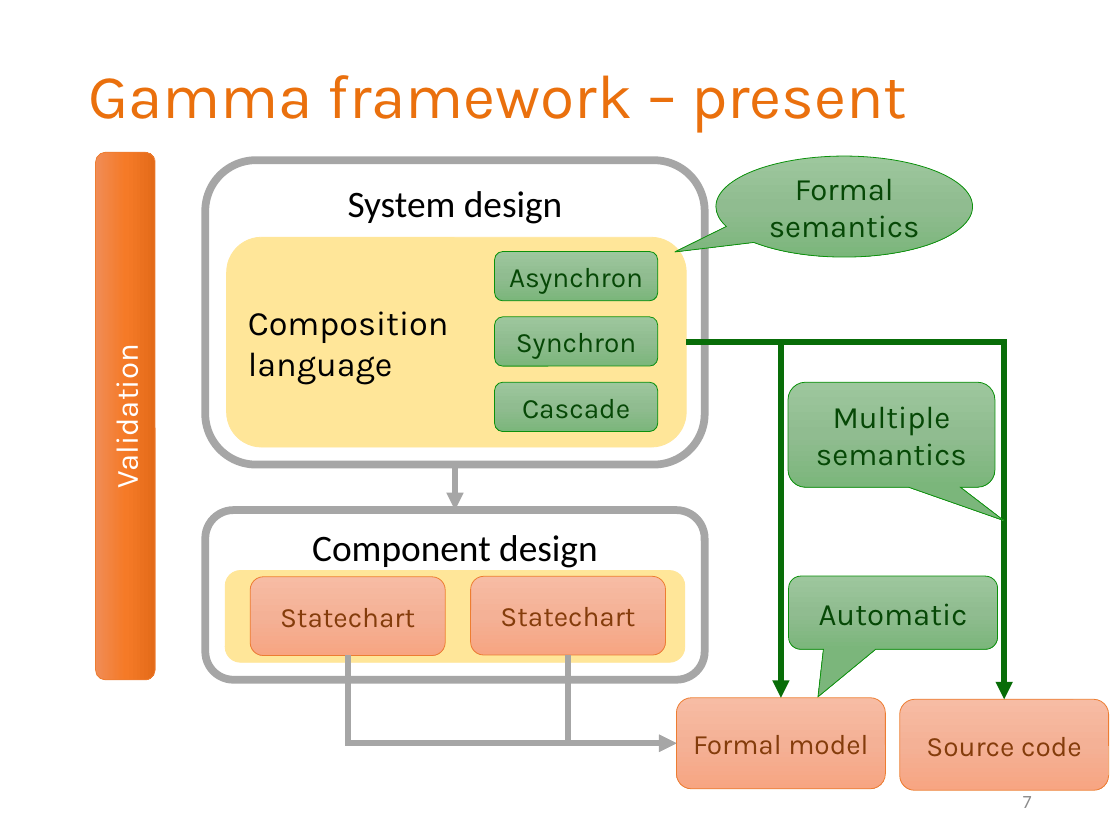
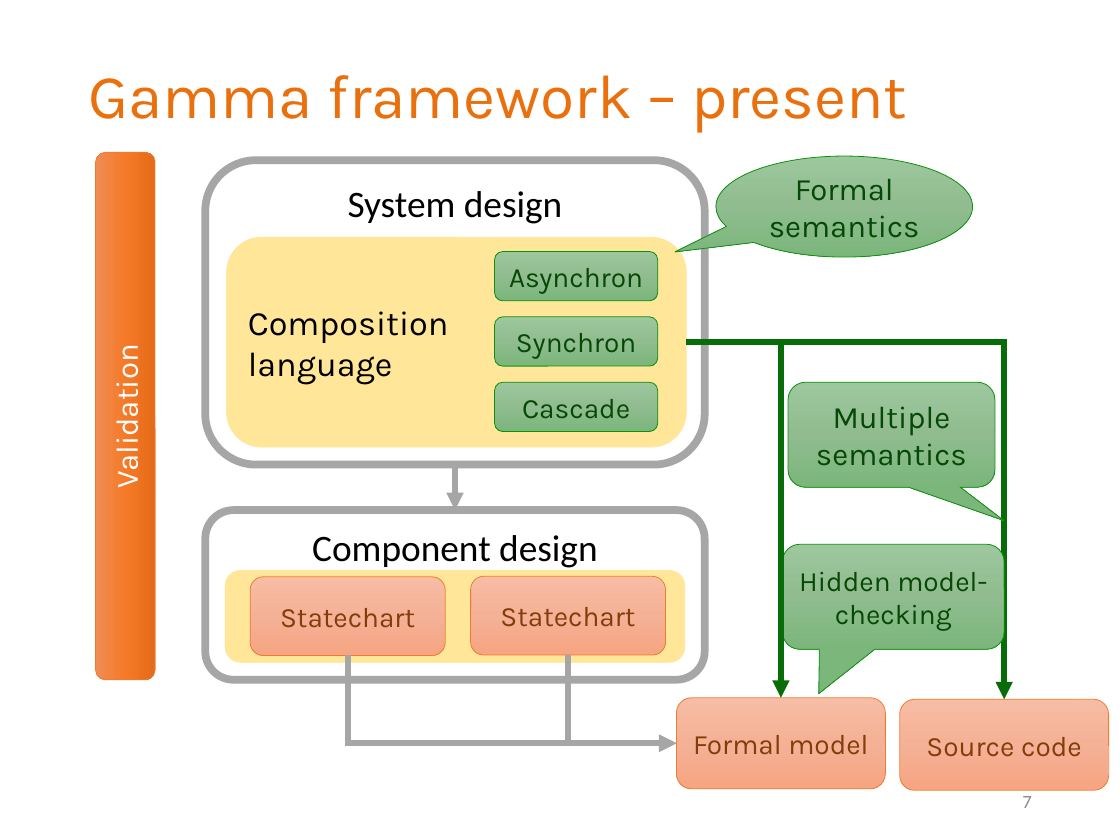
Before and after one commit to grbeni/minisymp2018, a slide deck: slide 7 of presentation/gb_mv_gamma.pptx. Drawn at 1120x840 pixels with LibreOffice and Linux fonts; fonts in the diff are those of the drawing; background and template pictures are left out. Boxes give left, top, right and bottom in pixels: in the first picture for what was removed or moved away, otherwise in the second. Text is boxed around its words. In the diff, an @@ line names an element or a change of style, - is before the commit and + after.

```diff
--- a/presentation/gb_mv_gamma.pptx
+++ b/presentation/gb_mv_gamma.pptx
@@ rounded speech box "Hidden model-checking": place and size @@
-rounded speech box "Hidden model-checking" at [788,576,998,648]
+rounded speech box "Hidden model-checking" at [783,544,1005,650]
@@ rounded speech box "Hidden model-checking" at [783,544,1005,650]: proportions changed @@
@@ text in rounded speech box at [799,572,987,631]: text changed; size 20 to 18 pt @@
-Automatic
+Hidden model-checking
```
Also in this commit, not shown: 1 other slide changed, 1 slide removed.
